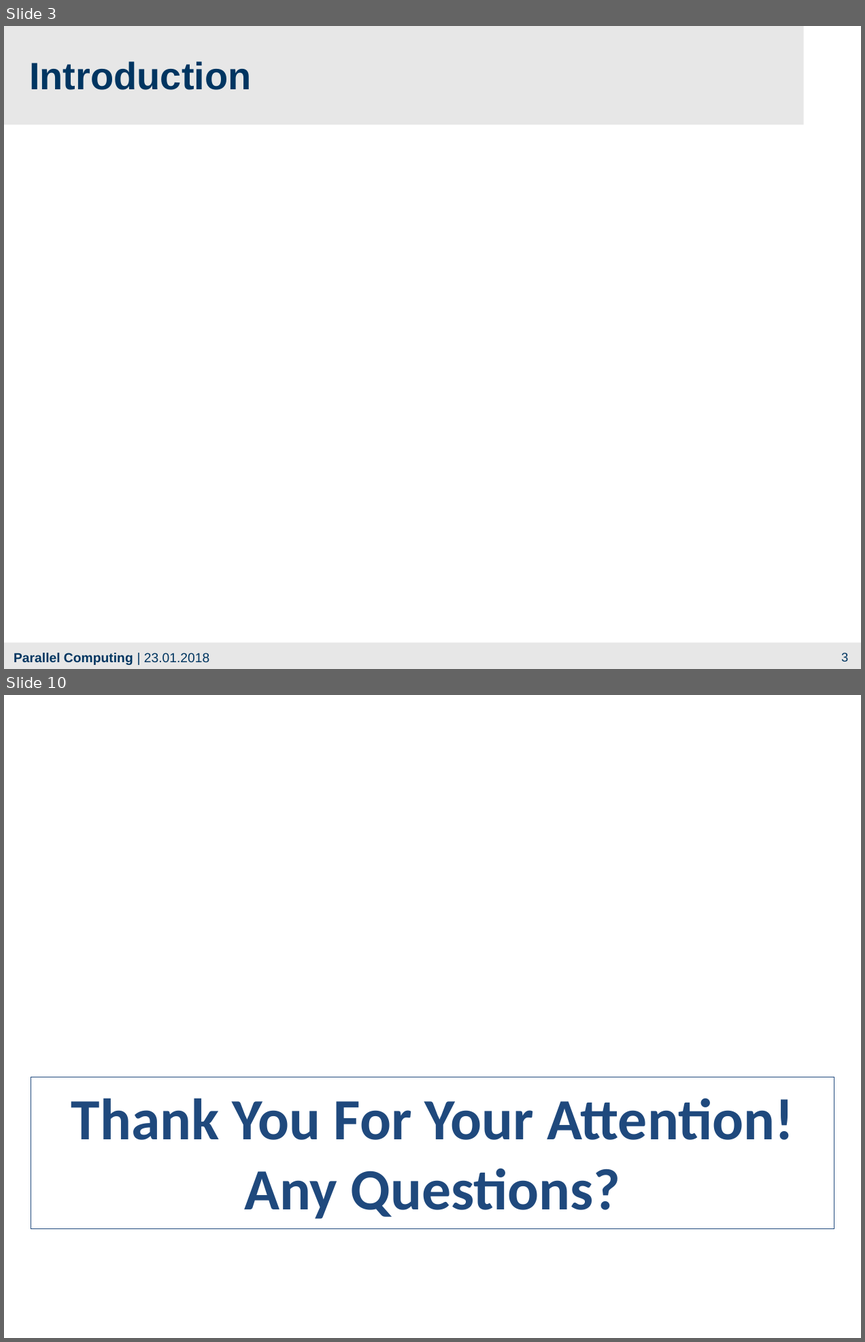
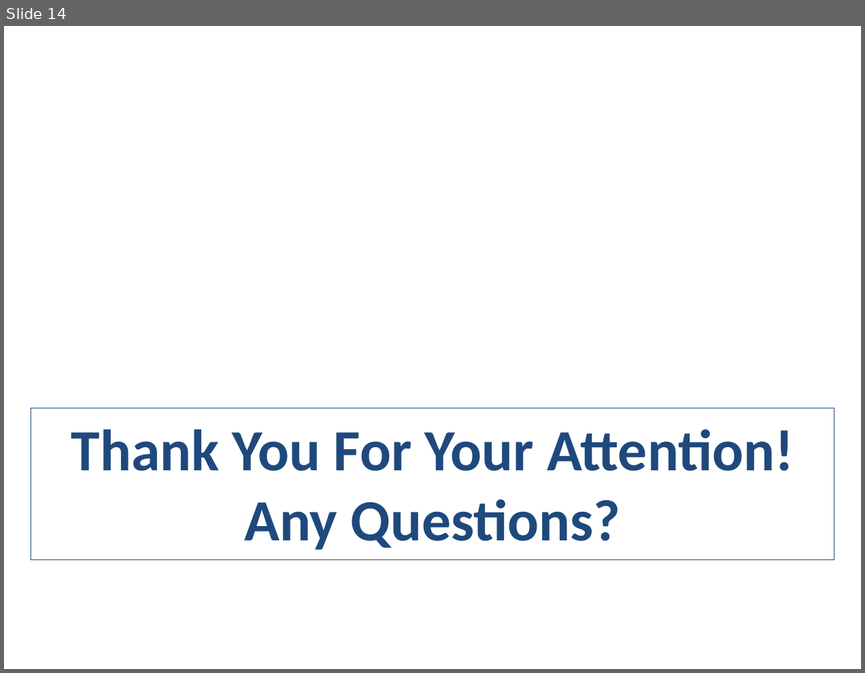
Before and after one commit to franneck94/CUDA-AES, a slide deck: Presentation.pptx. Shown one above the other, each under a label of ours: slides 3 and 10 before the commit, slide 14 after it; the slides between them are not shown. The pictures are 865x1342 and 865x673 pixels, drawn with LibreOffice and Linux fonts; fonts in the diff are those of the drawing; background and template pictures are left out. Boxes give left, top, right and bottom in pixels: in the first picture for what was removed or moved away, otherwise in the second. Text is boxed around its words. In the diff, an @@ line names an element or a change of style, - is before the commit and + after.

```diff
--- a/Presentation.pptx
+++ b/Presentation.pptx
@@ slide 3 removed at [4,26,861,669], background #E7E7E7 @@
@@ rectangle removed at [804,26,861,125] @@
@@ text removed at [29,61,251,90] @@
-Introduction
@@ rectangle removed at [4,125,861,642] @@
@@ text removed at [14,652,209,665] @@
-Parallel Computing | 23.01.2018
@@ page number removed at [841,652,848,661] @@
-3
@@ what was slide 10 is now slide 14 @@
```
Also in this commit, not shown: 6 slides changed, 7 slides added, 2 other slides removed, 13 other files.
